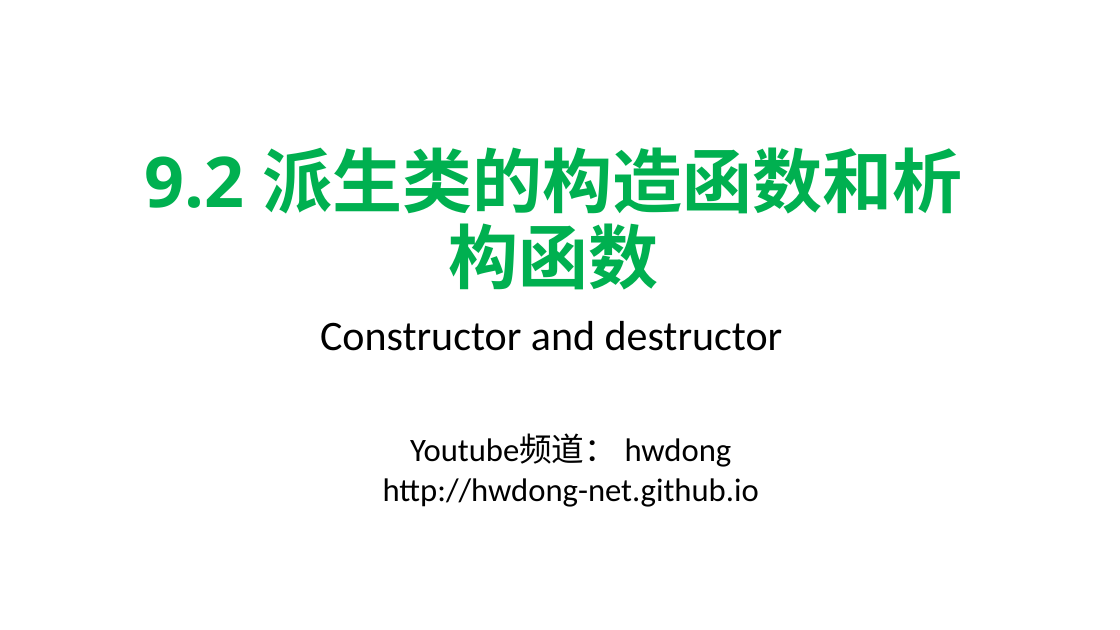
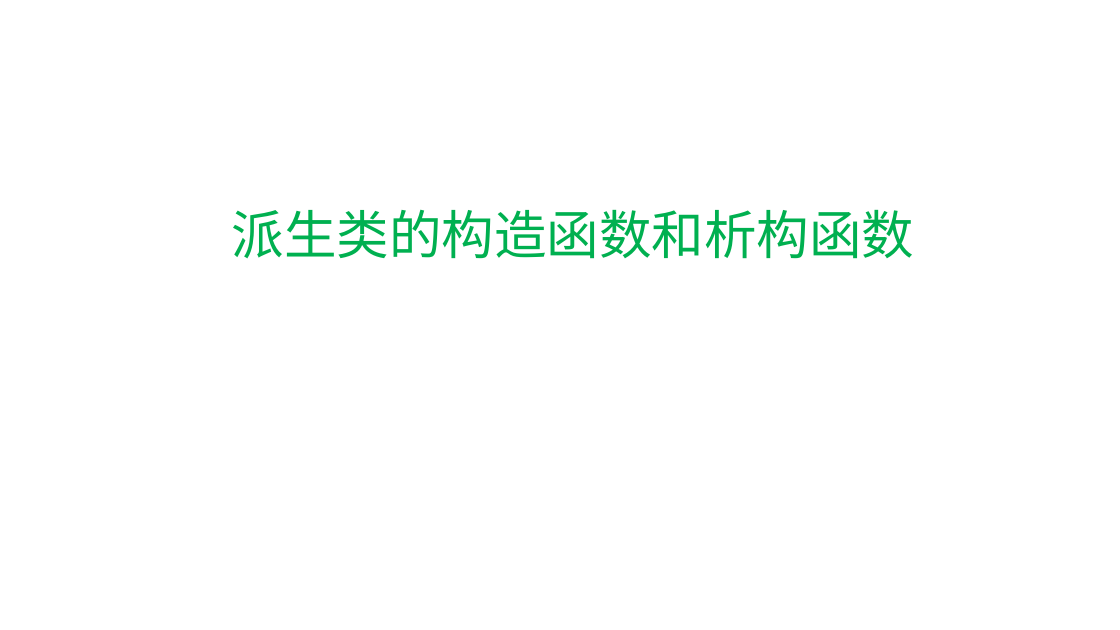
Before and after one commit to hwdong-net/cplusplus17, a slide deck: slide 38 of ppt/第9章 派生类.pptx (slide 25 before the commit). Drawn at 1120x630 pixels with LibreOffice and Linux fonts; fonts in the diff are those of the drawing. Boxes give left, top, right and bottom in pixels: in the first picture for what was removed or moved away, otherwise in the second. Text is boxed around its words. In the diff, an @@ line names an element or a change of style, - is before the commit and + after.

```diff
--- a/ppt/第9章 派生类.pptx
+++ b/ppt/第9章 派生类.pptx
@@ title "派生类的构造函数和析构函数" at (232, 209, 915, 259): vertical alignment bottom to middle @@
@@ title at (232, 209, 915, 259): text changed; size 60 to 45 pt; bold off @@
-9.2 派生类的构造函数和析构函数
+派生类的构造函数和析构函数
@@ text removed at (320, 321, 783, 351) @@
-Constructor and destructor
@@ text removed at (383, 435, 759, 507) @@
-Youtube频道： hwdong
-http://hwdong-net.github.io
```
Also in this commit, not shown: 31 other slides changed, 67 slides added, 11 slides removed, 1 other file.
